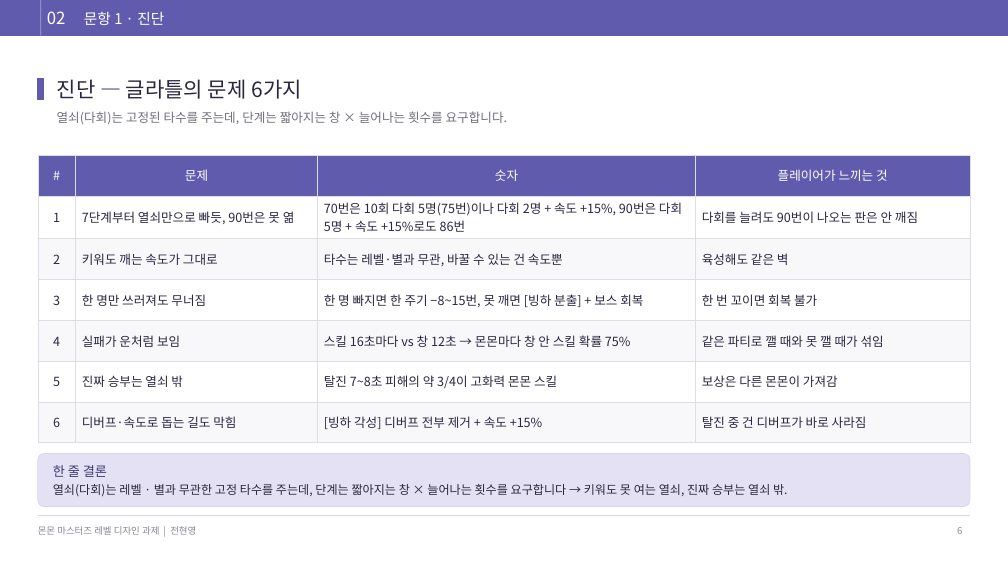
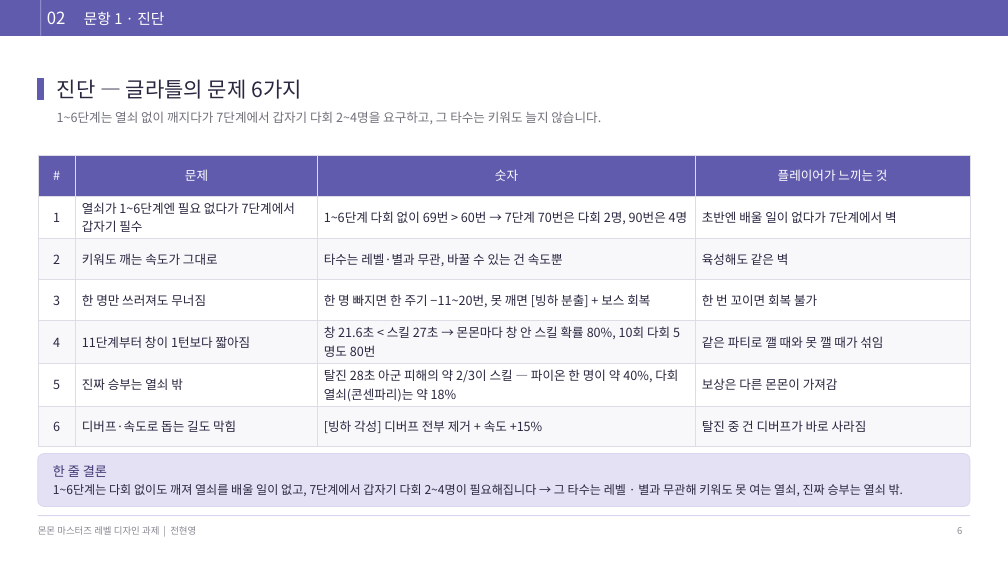
Before and after one commit to junhy96/MonMonCombat, a slide deck: slide 6 of docs/deck/monmon-assignment-draft.pptx. Drawn at 1008x567 pixels with LibreOffice and Linux fonts; fonts in the diff are those of the drawing. Boxes give left, top, right and bottom in pixels: in the first picture for what was removed or moved away, otherwise in the second. Text is boxed around its words. In the diff, an @@ line names an element or a change of style, - is before the commit and + after.

```diff
--- a/docs/deck/monmon-assignment-draft.pptx
+++ b/docs/deck/monmon-assignment-draft.pptx
@@ text at <box>57,111,601,124</box>: text changed @@
-열쇠(다회)는 고정된 타수를 주는데, 단계는 짧아지는 창 × 늘어나는 횟수를 요구합니다.
+1~6단계는 열쇠 없이 깨지다가 7단계에서 갑자기 다회 2~4명을 요구하고, 그 타수는 키워도 늘지 않습니다.
@@ table at <box>38,155,970,437</box> @@
-row 2: 1 | 7단계부터 열쇠만으로 빠듯, 90번은 못 엶 | 70번은 10회 다회 5명(75번)이나 다회 2명 + 속도 +15%, 90번은 다회 5명 + 속도 +15%로도 86번 | 다회를 늘려도 90번이 나오는 판은 안 깨짐
+row 2: 1 | 열쇠가 1~6단계엔 필요 없다가 7단계에서 갑자기 필수 | 1~6단계 다회 없이 69번 > 60번 → 7단계 70번은 다회 2명, 90번은 4명 | 초반엔 배울 일이 없다가 7단계에서 벽
-row 4, column 3: 한 명 빠지면 한 주기 −8~15번, 못 깨면 [빙하 분출] + 보스 회복
+row 4, column 3: 한 명 빠지면 한 주기 −11~20번, 못 깨면 [빙하 분출] + 보스 회복
-row 5, column 2: 실패가 운처럼 보임
+row 5, column 2: 11단계부터 창이 1턴보다 짧아짐
-row 5, column 3: 스킬 16초마다 vs 창 12초 → 몬몬마다 창 안 스킬 확률 75%
+row 5, column 3: 창 21.6초 < 스킬 27초 → 몬몬마다 창 안 스킬 확률 80%, 10회 다회 5명도 80번
-row 6, column 3: 탈진 7~8초 피해의 약 3/4이 고화력 몬몬 스킬
+row 6, column 3: 탈진 28초 아군 피해의 약 2/3이 스킬 — 파이온 한 명이 약 40%, 다회 열쇠(콘센파리)는 약 18%
@@ text at <box>53,484,904,496</box>: text changed @@
-열쇠(다회)는 레벨 · 별과 무관한 고정 타수를 주는데, 단계는 짧아지는 창 × 늘어나는 횟수를 요구합니다 → 키워도 못 여는 열쇠, 진짜 승부는 열쇠 밖.
+1~6단계는 다회 없이도 깨져 열쇠를 배울 일이 없고, 7단계에서 갑자기 다회 2~4명이 필요해집니다 → 그 타수는 레벨 · 별과 무관해 키워도 못 여는 열쇠, 진짜 승부는 열쇠 밖.
```
Also in this commit, not shown: 15 other slides changed, 26 other files.
